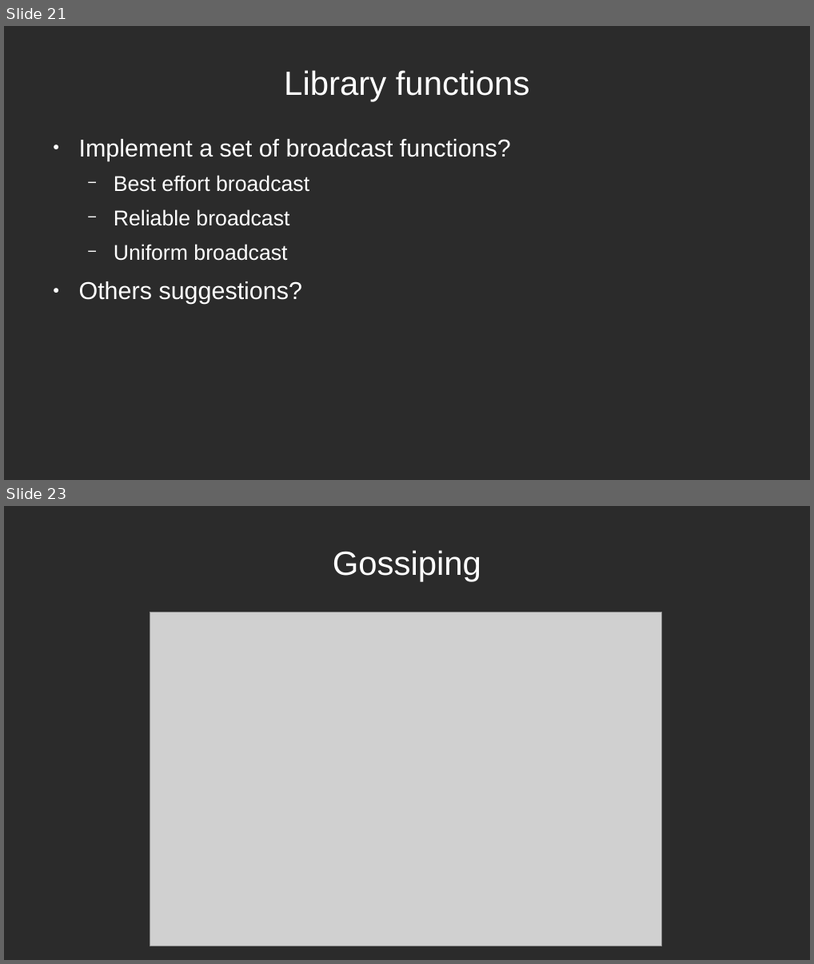
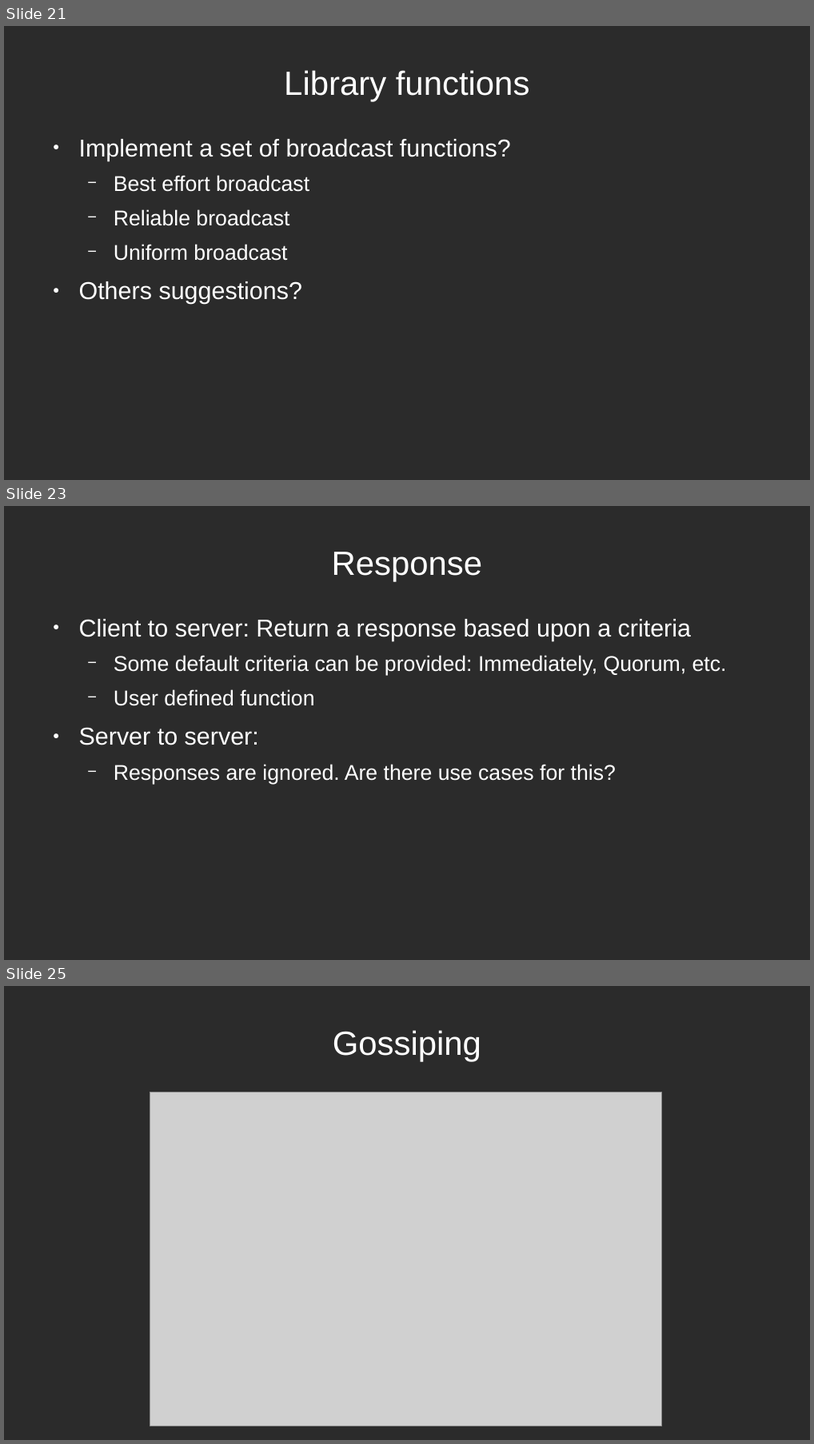
Before and after one commit to aleksander-vedvik/Master, a slide deck: notes/presentation.odp. Shown one above the other, each under a label of ours: slides 21 and 23 before the commit, slides 21, 23 and 25 after it; the slides between them are not shown. The pictures are 814x964 and 814x1444 pixels, drawn with LibreOffice and Linux fonts; fonts in the diff are those of the drawing; grey boxes stand for pictures; background and template pictures are left out; a plain dark background stands for a picture behind light text. Boxes give left, top, right and bottom in pixels: in the first picture for what was removed or moved away, otherwise in the second. Text is boxed around its words. In the diff, an @@ line names an element or a change of style, - is before the commit and + after.

```diff
--- a/notes/presentation.odp
+++ b/notes/presentation.odp
@@ slide 23 added at [4, 506, 810, 960], background picture (left out) @@
@@ title added at [332, 552, 483, 582], 33 pt, text #FFFFFF @@
+Response
@@ text added at [79, 619, 727, 784], 21 pt, text #FFFFFF @@
+● Client to server: Return a response based upon a criteria
+  − Some default criteria can be provided: Immediately, Quorum, etc.
+  − User defined function
+● Server to server:
+  − Responses are ignored. Are there use cases for this?
@@ what was slide 23 is now slide 25 @@
```
Also in this commit, not shown: 1 slide changed, 1 other slide added, 7 other files.
